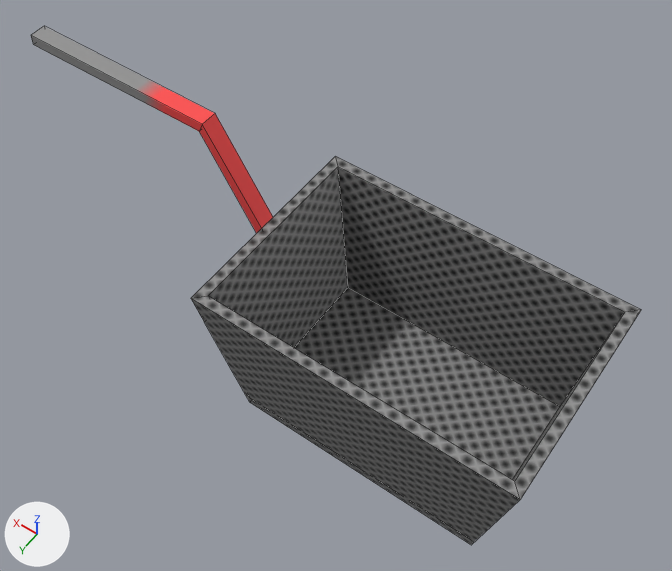
A saved change to the Blender file Assets/Models/Fryer Basket.blend.
Before and after are seen from a camera (50 mm lens) standing at (-0.715, 0.942, 1.201) and looking at (-0.027, -0.021, -0.312). Arrows for +X, +Y and +Z are at lower left; the lights stay in place. Mesh edges are drawn as thin lines.

The first picture shows 'Fryer Basket'.
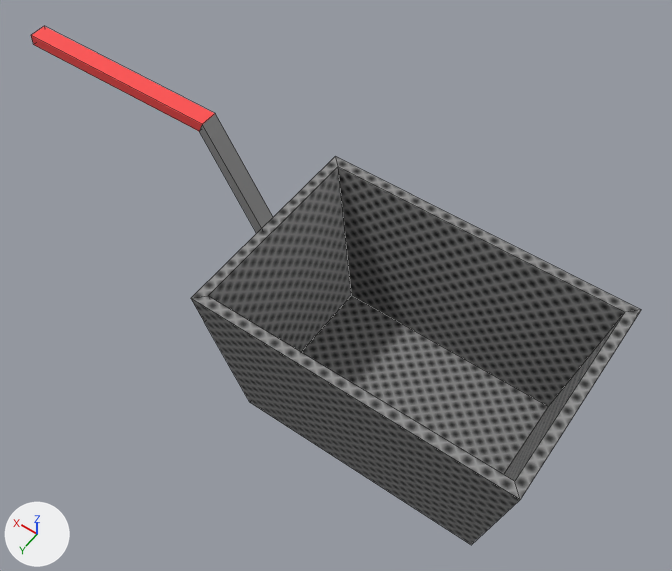
Boxes (x1, y1, x2, y2) around the edits, measured in the pictures (672 x 571 px; the box of a moved part takes in the faces that stretch with it):
'Fryer Basket', reshaped, surface changed: (31, 26, 641, 545) in both
part 1 of me_cube, moved or reshaped: (219, 177, 614, 481) in both
part 2 of me_cube, surface changed: (31, 26, 273, 233) in both

The edits, one by one:
me_cube has 30 vertices, 25 faces and spans x -0.713..0.576, y -0.575..0.011, z -0.234..0.234.
me_cube is used by ob_fryer_basket; location (0.0, 0.0, 0.0); rotation (1.571, 0.0, -3.142), in degrees (90, 0, -180).
Part 1, on me_cube:
Vertex 12 of me_cube moves from (0.506, -0.556, -0.187) at pixel (559, 406) to (0.485, -0.556, -0.173) at pixel (548, 406).
Vertex 13 of me_cube moves from (0.506, -0.556, 0.187) to (0.485, -0.556, 0.173).
Vertex 14 of me_cube moves from (-0.057, -0.556, 0.187) at pixel (249, 397) to (-0.036, -0.556, 0.173).
Vertex 15 of me_cube moves from (-0.057, -0.556, -0.187) at pixel (347, 287) to (-0.036, -0.556, -0.173) at pixel (351, 295).
me_cube part 2: texture (UV) coordinates of 9 of 25 faces, centred in x -0.713..-0.188, y -0.144..0.011, z -0.019..0.019, changed; they spanned u 0.87..0.98, v 0.89..1.0 and now span u 0.92..0.95, v 0.9..0.99.
